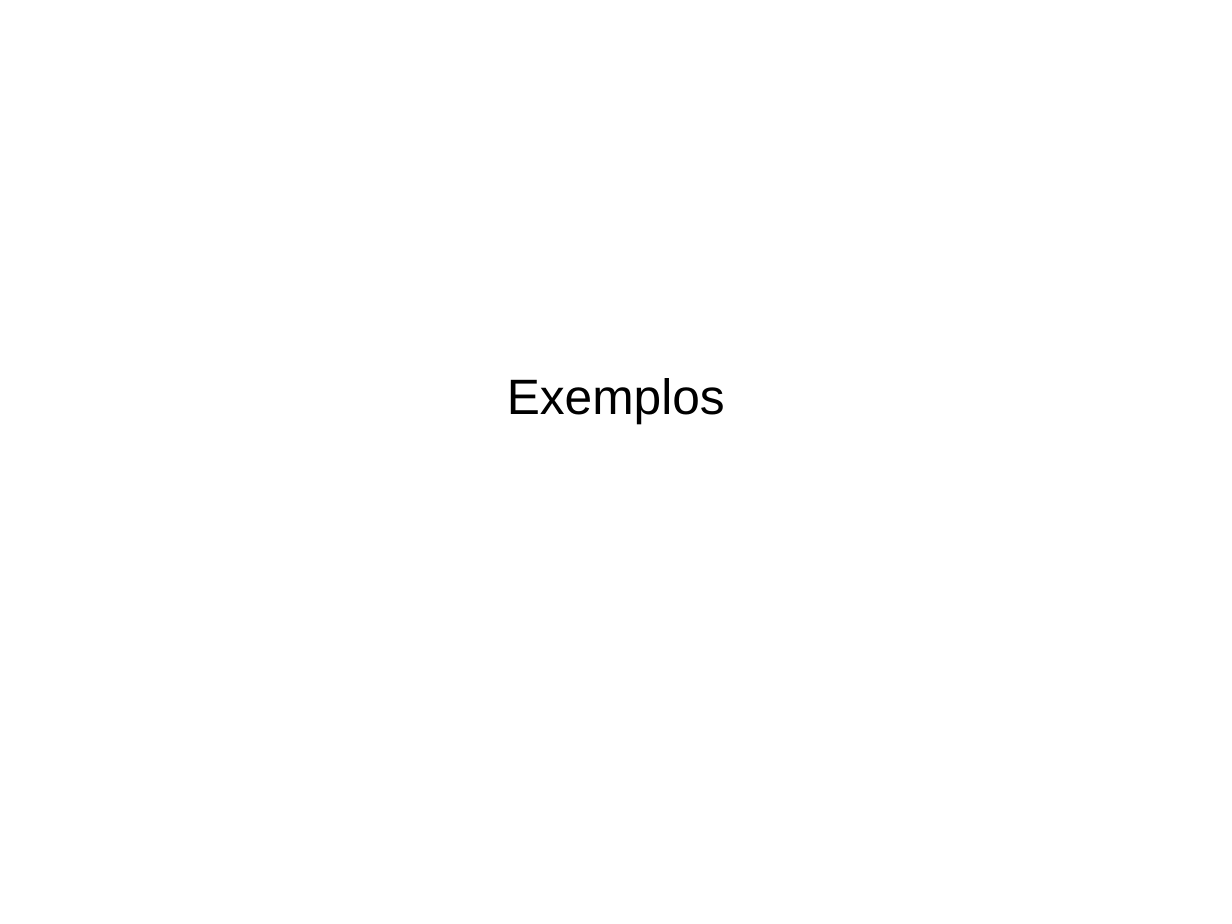
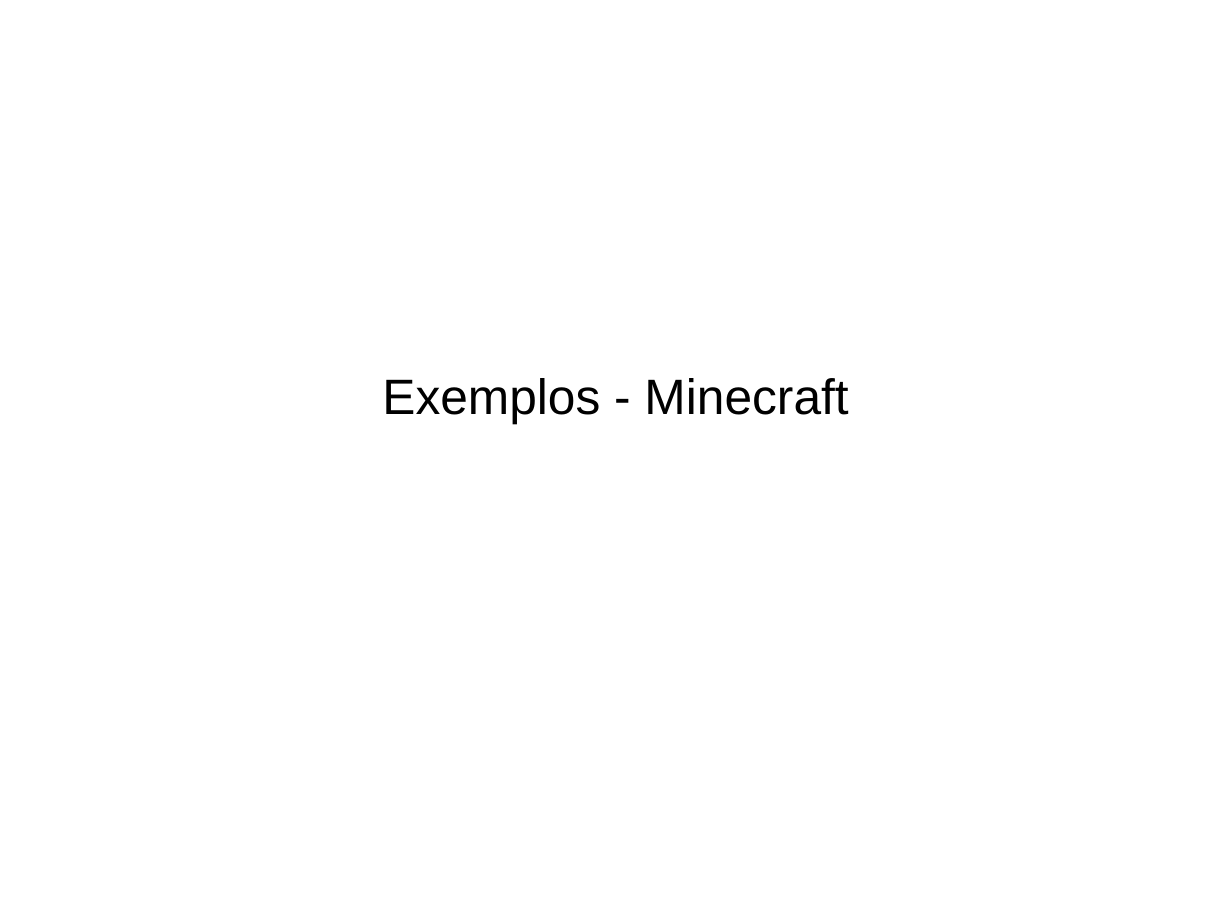
Before and after one commit to DiegoAscanio/minecraft-python, a slide deck: slide 34 of python-minecraft.odp (slide 17 before the commit). Drawn at 1232x924 pixels with LibreOffice and Linux fonts; fonts in the diff are those of the drawing. Boxes give left, top, right and bottom in pixels: in the first picture for what was removed or moved away, otherwise in the second. Text is boxed around its words. In the diff, an @@ line names an element or a change of style, - is before the commit and + after.

```diff
--- a/python-minecraft.odp
+++ b/python-minecraft.odp
@@ subtitle at bbox=[382, 378, 848, 423]: text changed @@
-Exemplos
+Exemplos - Minecraft
```
Also in this commit, not shown: 5 other slides changed, 18 slides added, 2 other files.
